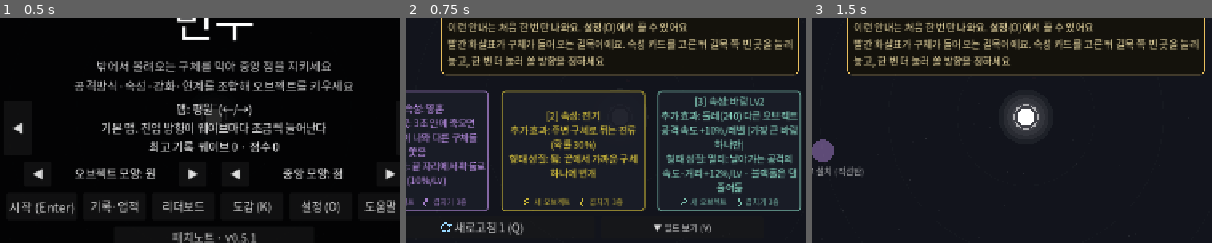
Above: before the commit, frames 1-3 (left to right).
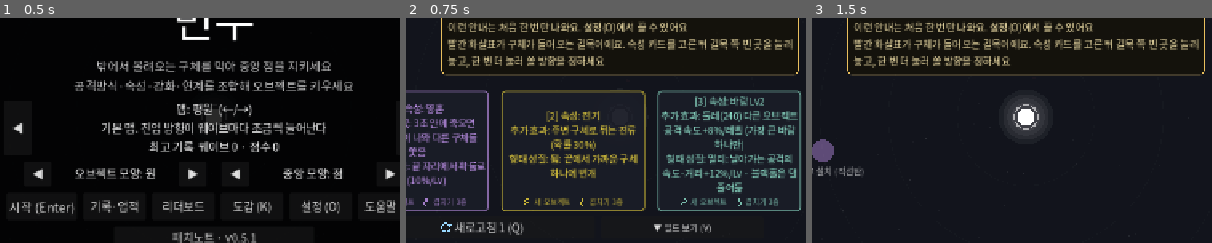
Above: after the commit, the same moments.

Repository: lenope1214/Bindu
Game: Godot game, scene res://main.tscn
Same seed, same stepped clock (60 frames per second), same inputs: the game is played once before the commit and once after it.
Inputs:
- Up to frame 1 (0.5 s): no input
- Up to frame 2 (0.75 s): click "시작 (Enter)" at 0.5 s
- Up to frame 3 (1.5 s): click "[1] 속성: 영혼 추가 효과: 넋: 3초 안에 죽으…" at 1.25 s
The pictures show only the part of the screen within x 23-73%, y 28-78%; the shares and areas given below are measured in that part.

Frame 1 is identical in both runs. In frame 2, 1.0% of the frame differs, in the area x 63-98%, y 47-53%; in frame 3, nothing differs.

Commit message:
나무 설명을 실제 동작(이 오브젝트가 주는 피해 +20%)대로, 바람 공격 속도 버프 +10%→+8%/레벨(패치 키 wind_buff)
Co-Authored-By: Claude Opus 5.5 <noreply@anthropic.com>
Claude-Session: https://claude.ai/code/session_012rhiBi4fm9Xm3k7Bd3g2qk

Diff:
--- a/scripts/elem.gd
+++ b/scripts/elem.gd
@@ -92,10 +92,10 @@
 ## 부가효과: 같은 오브젝트의 모든 공격에 붙는다
 const RIDER := {
 	FIRE: "화상: 한동안 계속 피해",
-	WOOD: "가시 박힘: 받는 피해 +20% (레벨마다)",
+	WOOD: "가시: 이 오브젝트가 주는 피해 +20% (레벨마다)",
 	WATER: "감속 (느려짐)",
 	ELECTRIC: "주변 구체로 튀는 전류 (확률 30%)",
-	WIND: "둘레(240) 다른 오브젝트 공격 속도 +10%/레벨 (가장 큰 바람 하나만)",
+	WIND: "둘레(240) 다른 오브젝트 공격 속도 +8%/레벨 (가장 큰 바람 하나만)",
 	ICE: "냉기가 쌓이면 빙결 (잠깐 멈춤)",
 	EARTH: "기절 (레벨마다 확률 +20%, 최대 70%)",
 	DARK: "2초간 받는 피해 +30%",
--- a/scripts/main.gd
+++ b/scripts/main.gd
@@ -1694,7 +1694,7 @@
 		var b := 0.0
 		for w in winds:
 			if w != t and w.position.distance_to(t.position) < w.wind_range():
-				b = maxf(b, Tower.WIND_BUFF * w.lv(Elem.WIND))
+				b = maxf(b, Rules.t("wind_buff") * w.lv(Elem.WIND))
 		t.wind_buff = b
 
 
--- a/scripts/rules.gd
+++ b/scripts/rules.gd
@@ -38,7 +38,8 @@
 const RX_MUL := 0.5
 ## 조합 효율 측정(2026-10-30, docs/combo-efficiency)으로 고친 수치. 온라인 패치 rules의 같은 키로 덮어쓴다.
 const TUNE := {
-	"wood_cap": 3.0,  # 나무 부가효과(받는 피해 +20%/레벨)가 세는 최대 레벨 (예전 상한 없음. 규칙 1은 99 = 상한 없음, apply)
+	"wood_cap": 3.0,  # 나무 부가효과(이 오브젝트가 주는 피해 +20%/레벨)가 세는 최대 레벨 (예전 상한 없음. 규칙 1은 99 = 상한 없음, apply)
+	"wind_buff": 0.08,  # 바람 부가효과: 둘레 다른 오브젝트 공격 속도 +/레벨 (예전 0.10, 조합 점수표 돕기 1위라 2026-10-31 사용자 요청)
 	"clock_dmg": 0.9,  # 시계침 한 번 훑을 때 피해 (예전 1.2)
 	"vortex_speed": 90.0,  # 블랙홀 날아가는 속도 (예전 140)
 	"vortex_dmg": 1.5,  # 블랙홀 날아가는 동안 초당 피해, 다 줄면 2배 (예전 0.8)
--- a/scripts/tower.gd
+++ b/scripts/tower.gd
@@ -135,9 +135,8 @@
 	return 1.0 + tax_step * (order.size() - 1)
 
 
-## 바람 속성: 이 거리 안의 다른 오브젝트 공격 속도 +10%/바람 레벨. 한 오브젝트에는 가장 큰 바람 하나만.
+## 바람 속성: 이 거리 안의 다른 오브젝트 공격 속도 +Rules wind_buff(8%)/바람 레벨. 한 오브젝트에는 가장 큰 바람 하나만.
 const WIND_RANGE := 240.0
-const WIND_BUFF := 0.10
 
 
 ## 공격 속도 배율: 특성 × 속사 × 바람 버프 ÷ 속성을 겹친 대가 (모두 곱한다). 특수 반응 공격도 이 배율.
Not shown, changed: CHANGELOG.md
Not shown, changed: README.md
Not shown, changed: server/README.md
